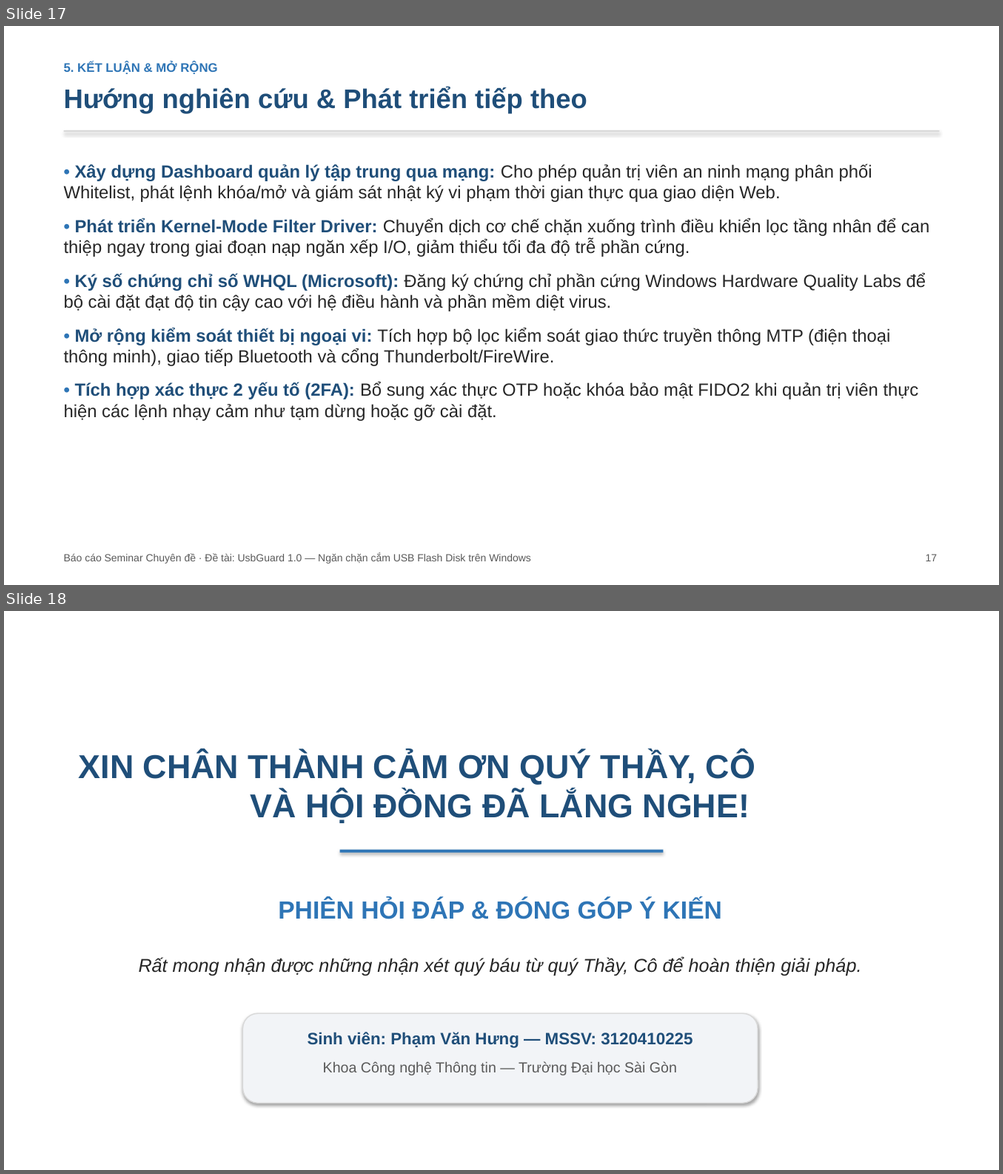
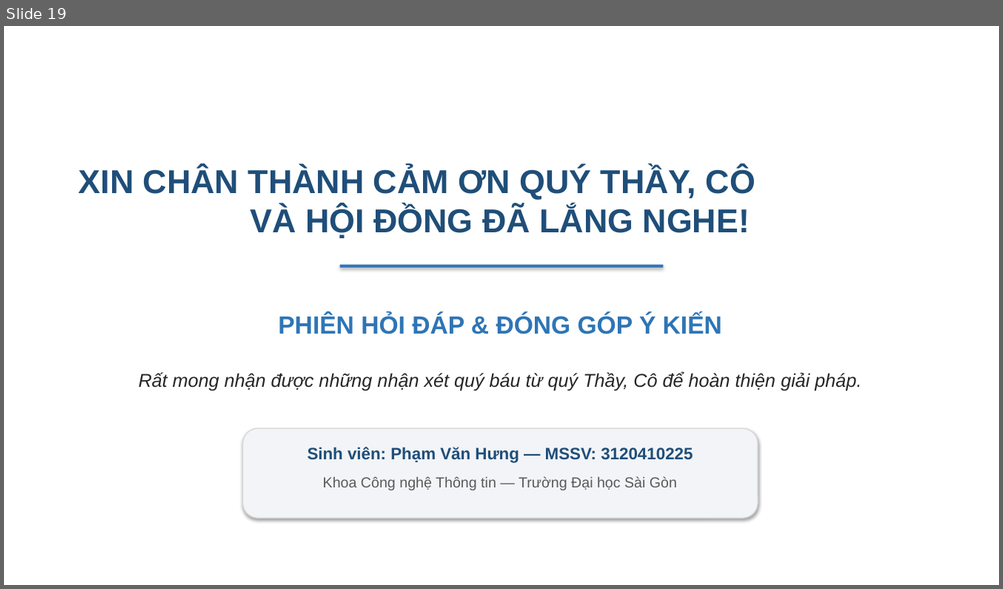
Before and after one commit to hungphamwp/usbguard, a slide deck: slide/SLIDE-UsbGuard.pptx. Shown one above the other, each under a label of ours: slides 17 and 18 before the commit, slide 19 after it. The pictures are 1003x1174 and 1003x589 pixels, drawn with LibreOffice and Linux fonts; fonts in the diff are those of the drawing. Boxes give left, top, right and bottom in pixels: in the first picture for what was removed or moved away, otherwise in the second. Text is boxed around its words. In the diff, an @@ line names an element or a change of style, - is before the commit and + after.

```diff
--- a/slide/SLIDE-UsbGuard.pptx
+++ b/slide/SLIDE-UsbGuard.pptx
@@ slide 17 removed at [4, 26, 999, 585], background #FFFFFF @@
@@ text removed at [64, 62, 217, 74] @@
-5. KẾT LUẬN & MỞ RỘNG
@@ text removed at [64, 87, 587, 114] @@
-Hướng nghiên cứu & Phát triển tiếp theo
@@ rectangle removed at [64, 130, 939, 132] @@
@@ text removed at [64, 164, 929, 421] @@
-• Xây dựng Dashboard quản lý tập trung qua mạng: Cho phép quản trị viên an ninh mạng phân phối Whitelist, phát lệnh khóa/mở và giám sát nhật ký vi phạm thời gian thực qua giao diện Web.
-• Phát triển Kernel-Mode Filter Driver: Chuyển dịch cơ chế chặn xuống trình điều khiển lọc tầng nhân để can thiệp ngay trong giai đoạn nạp ngăn xếp I/O, giảm thiểu tối đa độ trễ phần cứng.
-• Ký số chứng chỉ số WHQL (Microsoft): Đăng ký chứng chỉ phần cứng Windows Hardware Quality Labs để bộ cài đặt đạt độ tin cậy cao với hệ điều hành và phần mềm diệt virus.
-• Mở rộng kiểm soát thiết bị ngoại vi: Tích hợp bộ lọc kiểm soát giao thức truyền thông MTP (điện thoại thông minh), giao tiếp Bluetooth và cổng Thunderbolt/FireWire.
-• Tích hợp xác thực 2 yếu tố (2FA): Bổ sung xác thực OTP hoặc khóa bảo mật FIDO2 khi quản trị viên thực hiện các lệnh nhạy cảm như tạm dừng hoặc gỡ cài đặt.
@@ text removed at [64, 554, 531, 564] @@
-Báo cáo Seminar Chuyên đề · Đề tài: UsbGuard 1.0 — Ngăn chặn cắm USB Flash Disk trên Windows
@@ text removed at [925, 554, 937, 562] @@
-17
@@ what was slide 18 is now slide 19 @@
```
Also in this commit, not shown: 14 slides changed, 4 slides added, 2 other slides removed, 17 other files.
